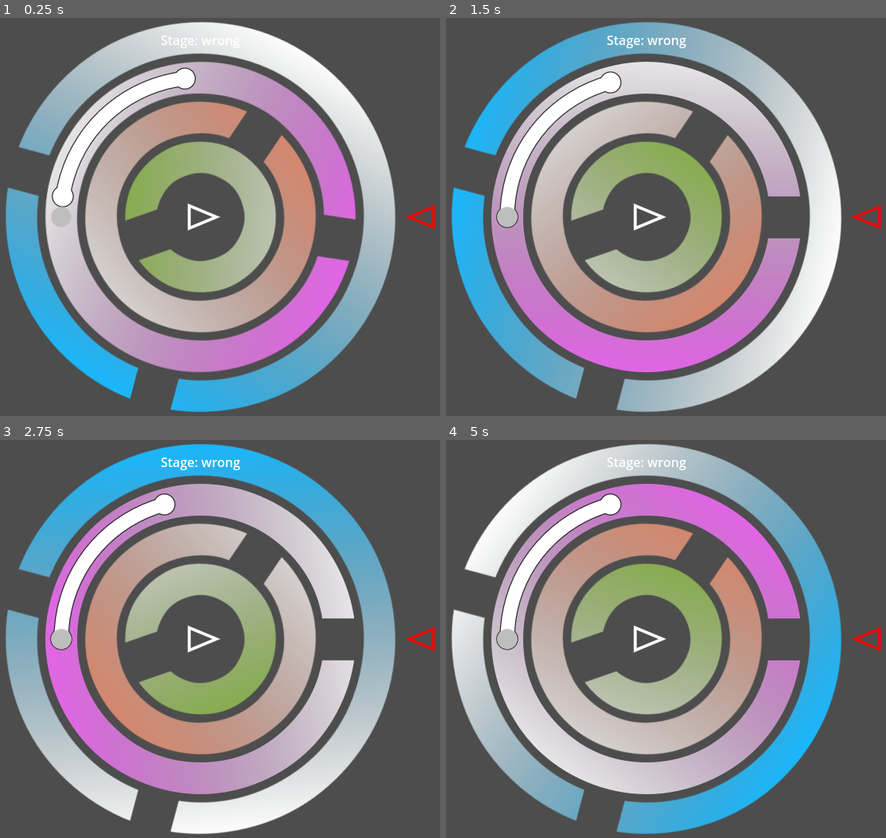
Above: before the commit, frames 1-4 (two rows, left to right).
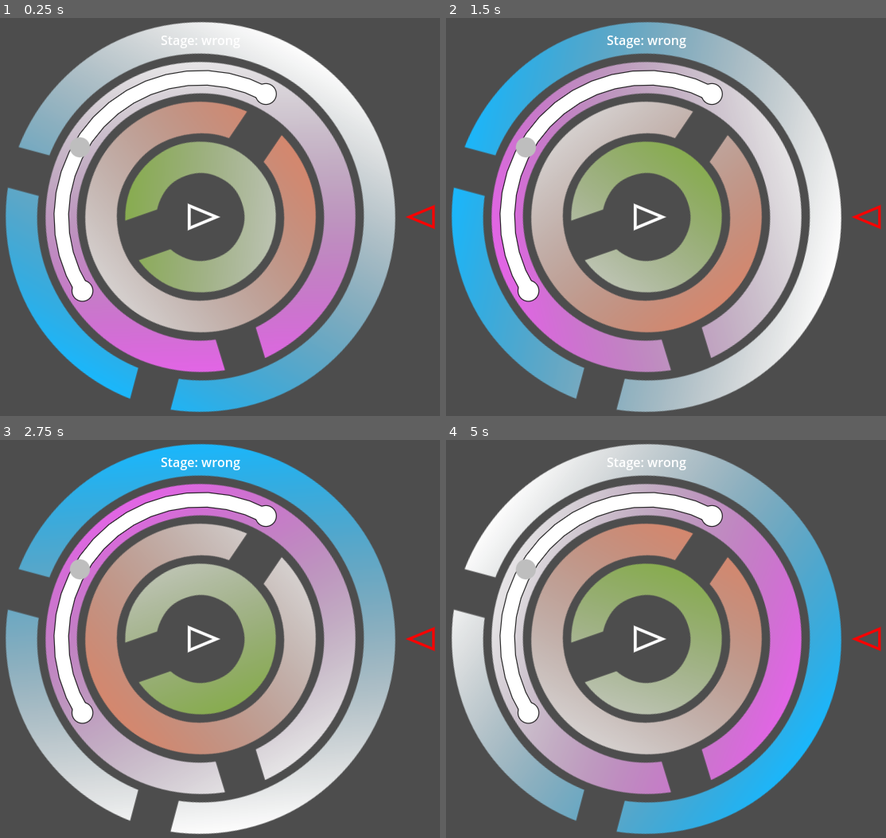
Above: after the commit, the same moments.

Repository: LettucePie/october
Game: Godot game, scene res://game.tscn
Two runs of this game, one before a commit and one after it. Both use one fixed random seed, a clock stepped at 60 frames per second and the inputs below.
Inputs (mouse positions are in pixels of both pictures, inside the frame that each line leads up to):
- Up to frame 1 (0.25 s): no input
- Up to frame 2 (1.5 s): move the mouse to (767, 197) at 0.52 s; click (767, 197) at 0.67 s; move the mouse to (534, 236) at 1.27 s; click (534, 236) at 1.42 s
- Up to frame 3 (2.75 s): move the mouse to (255, 551) at 2.02 s; click (255, 551) at 2.17 s
- Up to frame 4 (5 s): move the mouse to (617, 718) at 2.77 s; click (617, 718) at 2.92 s; move the mouse to (815, 698) at 3.52 s; click (815, 698) at 3.67 s; move the mouse to (481, 579) at 4.27 s; click (481, 579) at 4.42 s

The runs differ from the first frame. In frame 1, 12% of the frame differs, in the area x 10-81%, y 11-89%; in frame 2, 12%; in frame 3, 12%; in frame 4, 12%.

Commit message:
offset by anchor

Diff:
--- a/components/channel.gd
+++ b/components/channel.gd
@@ -16,10 +16,10 @@
 var point_b : Vector2 = Vector2.ZERO
 var anchor_point : Vector2 = Vector2.ZERO
 var arc_points : int = 10
-var arc_a : float = 0.0
-var arc_b : float = 0.0
-@onready var clamp_a : float = 0.0
-@onready var clamp_b : float = 0.0
+@onready var arc_a : float = deg_to_rad(point_a_angle * -1) - PI
+@onready var arc_b : float = deg_to_rad(point_b_angle * -1) - PI
+@onready var clamp_a : float = deg_to_rad(point_a_angle)
+@onready var clamp_b : float = deg_to_rad(point_b_angle)
 
 
 
@@ -36,8 +36,8 @@
 	)
 	arc_a = deg_to_rad(point_a_angle * -1) - PI
 	arc_b = deg_to_rad(point_b_angle * -1) - PI
-	clamp_a = deg_to_rad(point_a_angle)
-	clamp_b = deg_to_rad(point_b_angle)
+	clamp_a = deg_to_rad(point_a_angle - anchor_angle)
+	clamp_b = deg_to_rad(point_b_angle - anchor_angle)
 	queue_redraw()
 
 
--- a/rings/ring_2a.tscn
+++ b/rings/ring_2a.tscn
@@ -34,4 +34,6 @@
 
 [node name="channel" parent="." instance=ExtResource("4_awhe1")]
 radius_multiplier = 3.0
-point_a_angle = -75.0
+point_a_angle = -45.0
+point_b_angle = 105.0
+anchor_angle = -30.0
